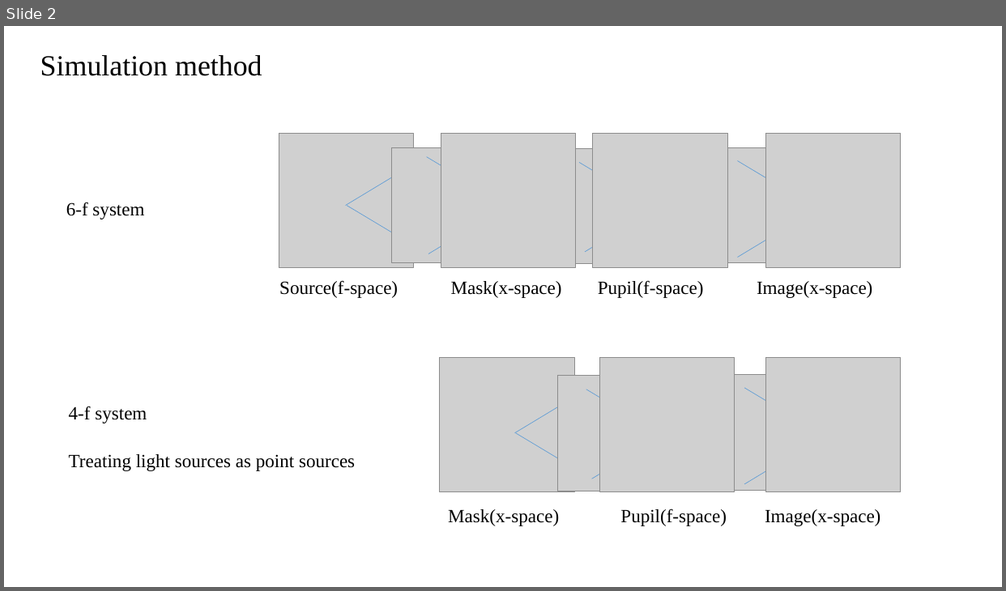
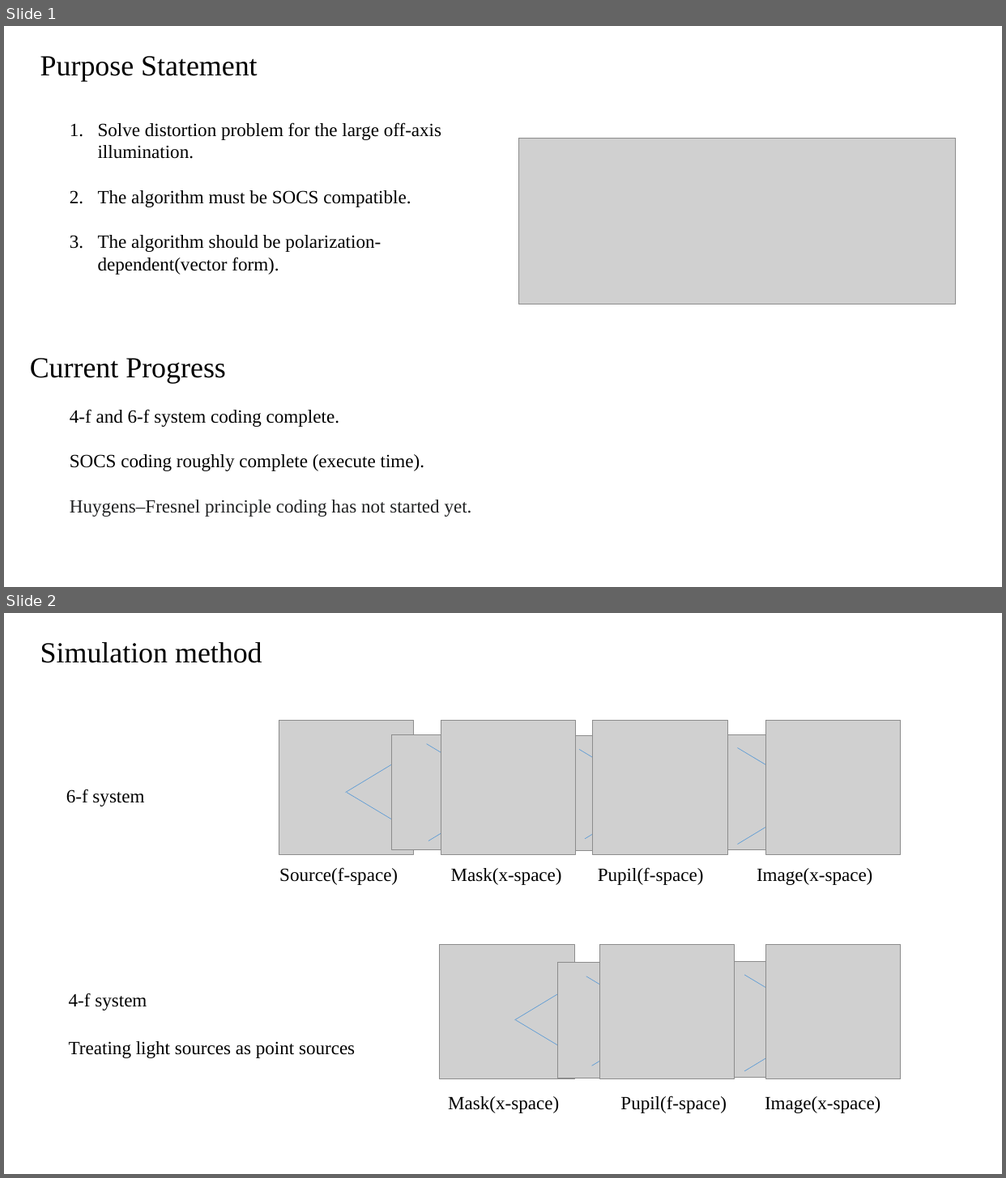
Before and after one commit to Wayne-4415/JDP, a slide deck: aaa.pptx. Shown one above the other, each under a label of ours: slide 2 before the commit, slides 1 and 2 after it. The pictures are 1006x591 and 1006x1178 pixels, drawn with LibreOffice and Linux fonts; fonts in the diff are those of the drawing; grey boxes stand for pictures. Boxes give left, top, right and bottom in pixels: in the first picture for what was removed or moved away, otherwise in the second. Text is boxed around its words. In the diff, an @@ line names an element or a change of style, - is before the commit and + after.

```diff
--- a/aaa.pptx
+++ b/aaa.pptx
@@ slide 1 added at (x1=4, y1=26, x2=1002, y2=587), background #FFFFFF @@
@@ text added at (x1=40, y1=56, x2=257, y2=82), 28 pt, text #000000 @@
+Purpose Statement
@@ text added at (x1=98, y1=122, x2=441, y2=275), 18 pt, text #000000 @@
+1. Solve distortion problem for the large off-axis illumination.
+2. The algorithm must be SOCS compatible.
+3. The algorithm should be polarization-dependent(vector form).
@@ picture added at (x1=519, y1=139, x2=957, y2=305) @@
@@ text added at (x1=30, y1=358, x2=226, y2=384), 28 pt, text #000000 @@
+Current Progress
@@ text added at (x1=70, y1=409, x2=339, y2=427), 18 pt, text #000000 @@
+4-f and 6-f system coding complete.
@@ text added at (x1=70, y1=454, x2=424, y2=472), 18 pt, text #000000 @@
+SOCS coding roughly complete (execute time).
@@ text added at (x1=70, y1=500, x2=472, y2=517), 18 pt, text #202122 @@
+Huygens–Fresnel principle coding has not started yet.
```
Also in this commit, not shown: 1 slide changed, 1 other slide added, 3 slides removed, 2 other files.
